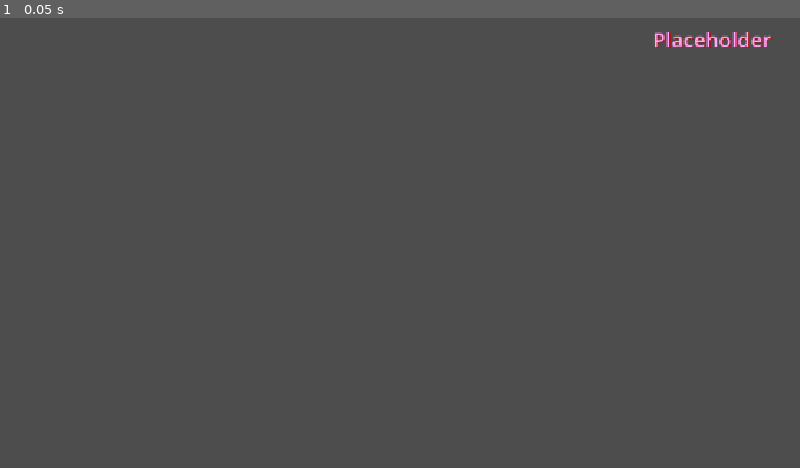
Above: before the commit, frame 1.
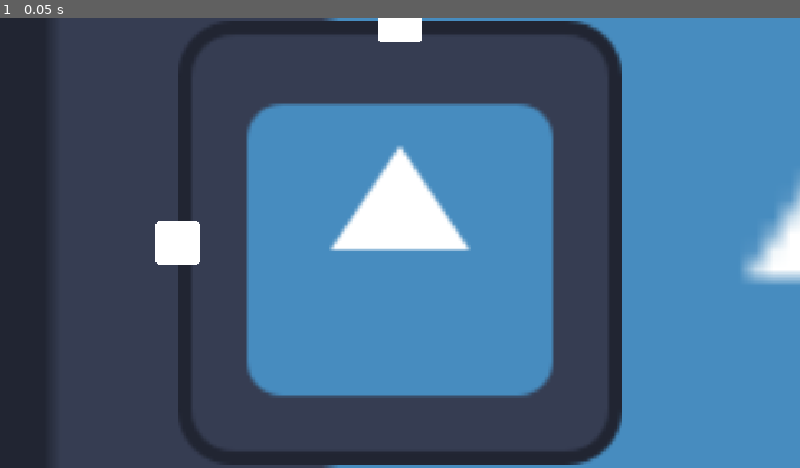
Above: after the commit, the same moment.

Repository: Wallted/ldjam-60
Game: Godot game, scene res://main.tscn
The game is run twice, just before and just after one commit, with the same random seed, the same clock (stepped at 60 frames per second) and the same inputs. The engine's default icon, where the game draws it, is replaced by a stand-in: a white triangle on a blue panel in a dark square.
Inputs:
- Up to frame 1 (0.05 s): no input

The runs differ from the first frame. In frame 1, 63% of the frame differs, in the area x 0-100%, y 0-100%.

Commit message:
feature: show door
Signed-off-by: Grzegorz Choinski <grzegorzchoinski97@gmail.com>

Diff:
--- /dev/null
+++ b/camera_2d.gd
@@ -0,0 +1,35 @@
+extends Camera2D
+class_name RoomCamera
+
+var tween: Tween
+
+func _ready() -> void:
+	pass
+
+func _process(_delta: float) -> void:
+	pass
+
+func zoom_room(room : GameRoom, instant: bool) -> void:
+	if room.position == position:
+		return
+
+	var room_size = room.get_size()
+	var viewport_size = get_viewport_rect().size
+
+	var zoom_x = viewport_size.x / room_size.x
+	var zoom_y = viewport_size.y / room_size.y
+
+	var zoom_factor = min(zoom_x, zoom_y)
+	var _zoom = Vector2(zoom_factor, zoom_factor)
+
+	if instant:
+		position = room.position
+		zoom = _zoom
+
+	if not tween or not tween.is_running():
+		if tween:
+			tween.kill()
+		tween = get_tree().create_tween().set_parallel(true)
+		tween.tween_property(self, 'position', room.position, 0.25).set_trans(Tween.TRANS_CUBIC)
+		tween.tween_property(self, 'zoom', _zoom, 0.25).set_trans(Tween.TRANS_CUBIC)
+		tween.parallel()
--- /dev/null
+++ b/door.gd
@@ -0,0 +1,9 @@
+extends Resource
+class_name Door
+
+@export
+var coord: Vector2
+@export
+var side: Vector2
+@export
+var face_inside: bool
--- a/game.gd
+++ b/game.gd
@@ -1,11 +1,29 @@
 extends Node2D
 
+@onready var camera_2d: RoomCamera = $Camera2D
+var room_list : Array[GameRoom]
 
-# Called when the node enters the scene tree for the first time.
+var zoom_level : int = 0
+
+func _input(event: InputEvent) -> void:
+	if event is InputEventMouseButton:
+		if event.button_index == MOUSE_BUTTON_RIGHT && event.pressed:
+			zoom_level = min(zoom_level + 1, room_list.size() - 1)
+			change_zoom()
+
+		if event.button_index == MOUSE_BUTTON_LEFT && event.pressed:
+			zoom_level = max(zoom_level - 1, 0)
+			change_zoom()
+
 func _ready() -> void:
-	pass # Replace with function body.
+	for _child in get_children():
+		if _child is GameRoom:
+			room_list.append(_child)
+	room_list.reverse()
+	camera_2d.zoom_room(room_list[0], true)
 
-
-# Called every frame. 'delta' is the elapsed time since the previous frame.
 func _process(_delta: float) -> void:
 	pass
+
+func change_zoom():
+	camera_2d.zoom_room(room_list[zoom_level], false)
--- a/game.tscn
+++ b/game.tscn
@@ -1,3 +1,55 @@
 [gd_scene format=3 uid="uid://ufvrqekr7ija"]
 
+[ext_resource type="Script" uid="uid://cb6e7pij5avri" path="res://camera_2d.gd" id="1_e2o6t"]
+[ext_resource type="Script" uid="uid://bc6tax3l3nwu8" path="res://game.gd" id="1_fc0e3"]
+[ext_resource type="PackedScene" uid="uid://h802i5fumcjv" path="res://game_room.tscn" id="3_ryrav"]
+[ext_resource type="Script" uid="uid://5qdsl01hgnkk" path="res://door.gd" id="4_ryrav"]
+
+[sub_resource type="Resource" id="Resource_bvpig"]
+script = ExtResource("4_ryrav")
+coord = Vector2(0, 1)
+side = Vector2(-1, 0)
+metadata/_custom_type_script = "uid://5qdsl01hgnkk"
+
+[sub_resource type="Resource" id="Resource_fc0e3"]
+script = ExtResource("4_ryrav")
+coord = Vector2(2, 2)
+side = Vector2(0, 1)
+metadata/_custom_type_script = "uid://5qdsl01hgnkk"
+
+[sub_resource type="Resource" id="Resource_fhkfd"]
+script = ExtResource("4_ryrav")
+coord = Vector2(1, 0)
+side = Vector2(0, -1)
+metadata/_custom_type_script = "uid://5qdsl01hgnkk"
+
+[sub_resource type="Resource" id="Resource_7jktm"]
+script = ExtResource("4_ryrav")
+coord = Vector2(0, 1)
+side = Vector2(-1, 0)
+metadata/_custom_type_script = "uid://5qdsl01hgnkk"
+
 [node name="Game" type="Node2D" unique_id=1995553335]
+script = ExtResource("1_fc0e3")
+
+[node name="Camera2D" type="Camera2D" parent="." unique_id=2096303048]
+zoom = Vector2(5, 5)
+script = ExtResource("1_e2o6t")
+
+[node name="RoomManager" type="Node2D" parent="." unique_id=65352006]
+
+[node name="FirstRoom3" parent="." unique_id=1382508797 instance=ExtResource("3_ryrav")]
+position = Vector2(1000, 0)
+size = Vector2(128, 128)
+doors = Array[ExtResource("4_ryrav")]([SubResource("Resource_bvpig")])
+
+[node name="FirstRoom2" parent="." unique_id=707941366 instance=ExtResource("3_ryrav")]
+position = Vector2(200, 0)
+scale = Vector2(5, 5)
+size = Vector2(128, 128)
+doors = Array[ExtResource("4_ryrav")]([SubResource("Resource_fc0e3")])
+
+[node name="FirstRoom1" parent="." unique_id=733392714 instance=ExtResource("3_ryrav")]
+scale = Vector2(1, 1)
+size = Vector2(128, 128)
+doors = Array[ExtResource("4_ryrav")]([SubResource("Resource_fhkfd"), SubResource("Resource_7jktm")])
--- /dev/null
+++ b/game_room.gd
@@ -0,0 +1,26 @@
+extends Node2D
+class_name GameRoom
+
+@export
+var size : Vector2
+@export
+var doors: Array[Door]
+@export
+var mock_is_solved: bool
+
+func _ready() -> void:
+	for door in doors:
+		var _door_txt = Sprite2D.new()
+		add_child(_door_txt)
+		_door_txt.modulate *= 10.0
+		_door_txt.texture = load('res://icon.svg')
+		_door_txt.position -= size / 2.0
+		_door_txt.position += size / 3.0 * door.coord + size / 6.0
+		_door_txt.scale /= 10.0
+		_door_txt.position += size / 6.0 * door.side
+
+func is_solved() -> bool:
+	return mock_is_solved
+
+func get_size() -> Vector2:
+	return size * scale
--- /dev/null
+++ b/game_room.tscn
@@ -0,0 +1,11 @@
+[gd_scene format=3 uid="uid://h802i5fumcjv"]
+
+[ext_resource type="Script" uid="uid://d1qk77dax1anj" path="res://game_room.gd" id="1_bvpig"]
+[ext_resource type="Texture2D" uid="uid://rcf51jdb0ww7" path="res://icon.svg" id="3_5qhiv"]
+
+[node name="GameRoom" type="Node2D" unique_id=1382508797]
+scale = Vector2(60, 60)
+script = ExtResource("1_bvpig")
+
+[node name="MockGrid" type="Sprite2D" parent="." unique_id=1642453693]
+texture = ExtResource("3_5qhiv")
--- a/main.tscn
+++ b/main.tscn
@@ -1,7 +1,6 @@
 [gd_scene format=3 uid="uid://b2fmexmangpdu"]
 
 [ext_resource type="PackedScene" uid="uid://ufvrqekr7ija" path="res://game.tscn" id="1_ig7tw"]
-[ext_resource type="Script" uid="uid://bc6tax3l3nwu8" path="res://game.gd" id="2_0xm2m"]
 [ext_resource type="Script" uid="uid://c2maoiq75ypwp" path="res://HUD/hud.gd" id="3_lquwl"]
 [ext_resource type="PackedScene" uid="uid://dpb5tvih7c5xv" path="res://HUD/hud_left.tscn" id="4_7mycd"]
 [ext_resource type="PackedScene" uid="uid://clxaq1ltk85ul" path="res://HUD/hud_right.tscn" id="5_272bh"]
@@ -9,7 +8,6 @@
 [node name="Main" type="Node" unique_id=665793303]
 
 [node name="Game" parent="." unique_id=1995553335 instance=ExtResource("1_ig7tw")]
-script = ExtResource("2_0xm2m")
 
 [node name="HUD" type="Control" parent="." unique_id=1414466547]
 layout_mode = 3
Not shown, added: camera_2d.gd.uid
Not shown, added: door.gd.uid
Not shown, added: game_room.gd.uid
Not shown, changed: .gitignore
